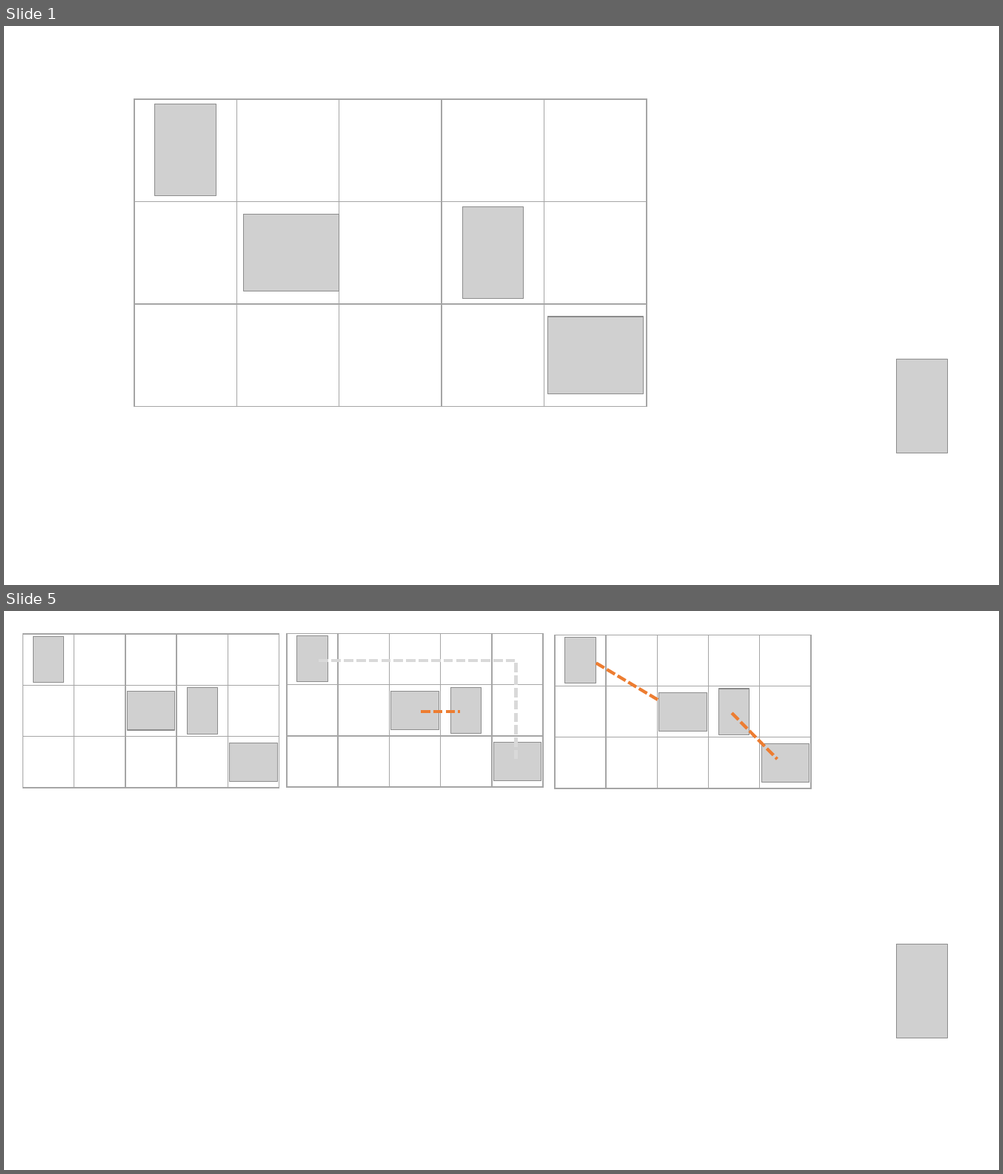
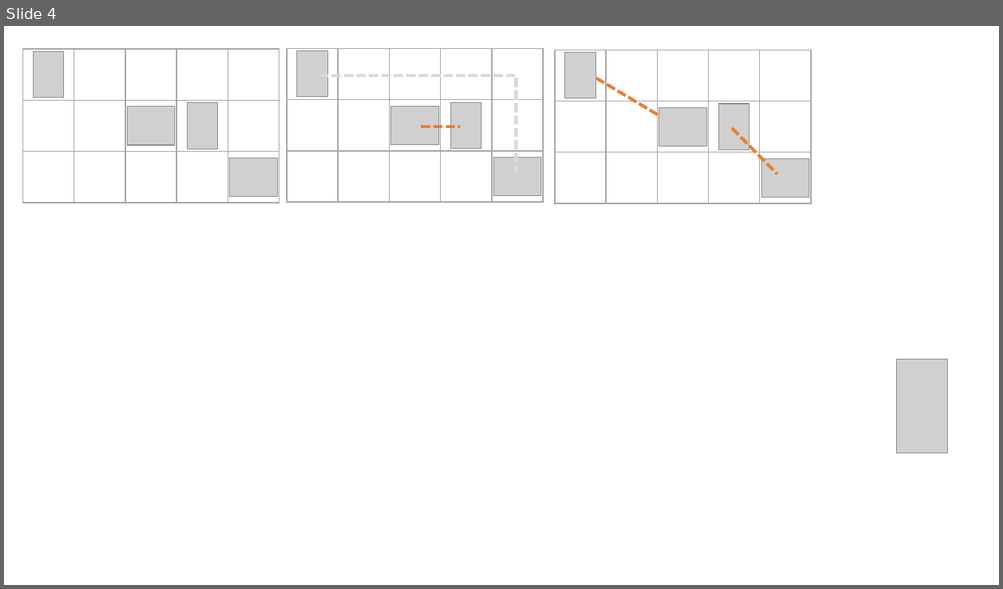
Before and after one commit to xz3030/xz3030.github.io, a slide deck: source/raw_images/distribute1.pptx. Shown one above the other, each under a label of ours: slides 1 and 5 before the commit, slide 4 after it; the slides between them are not shown. The pictures are 1003x1174 and 1003x589 pixels, drawn with LibreOffice and Linux fonts; fonts in the diff are those of the drawing; grey boxes stand for pictures. Boxes give left, top, right and bottom in pixels: in the first picture for what was removed or moved away, otherwise in the second. Text is boxed around its words. In the diff, an @@ line names an element or a change of style, - is before the commit and + after.

```diff
--- a/source/raw_images/distribute1.pptx
+++ b/source/raw_images/distribute1.pptx
@@ slide 1 removed at [4, 26, 999, 585], background #FFFFFF @@
@@ rectangle removed at [134, 99, 237, 201] @@
@@ picture removed at [155, 104, 216, 197] @@
@@ rectangle removed at [237, 99, 339, 201] @@
@@ rectangle removed at [339, 99, 441, 201] @@
@@ rectangle removed at [441, 99, 543, 201] @@
@@ rectangle removed at [544, 99, 646, 201] @@
@@ rectangle removed at [134, 202, 237, 304] @@
@@ rectangle removed at [237, 202, 339, 304] @@
@@ rectangle removed at [339, 202, 441, 304] @@
@@ rectangle removed at [441, 202, 543, 304] @@
@@ rectangle removed at [544, 202, 646, 304] @@
@@ picture removed at [244, 215, 339, 292] @@
@@ picture removed at [462, 207, 523, 299] @@
@@ rectangle removed at [134, 304, 237, 406] @@
@@ rectangle removed at [237, 304, 339, 406] @@
@@ rectangle removed at [339, 304, 441, 406] @@
@@ rectangle removed at [441, 304, 543, 406] @@
@@ rectangle removed at [544, 304, 646, 406] @@
@@ picture removed at [547, 317, 643, 394] @@
@@ picture removed at [896, 360, 947, 454] @@
@@ what was slide 5 is now slide 4 @@
```
Also in this commit, not shown: 1 slide changed, 4 slides added, 2 other slides removed, 23 other files.
